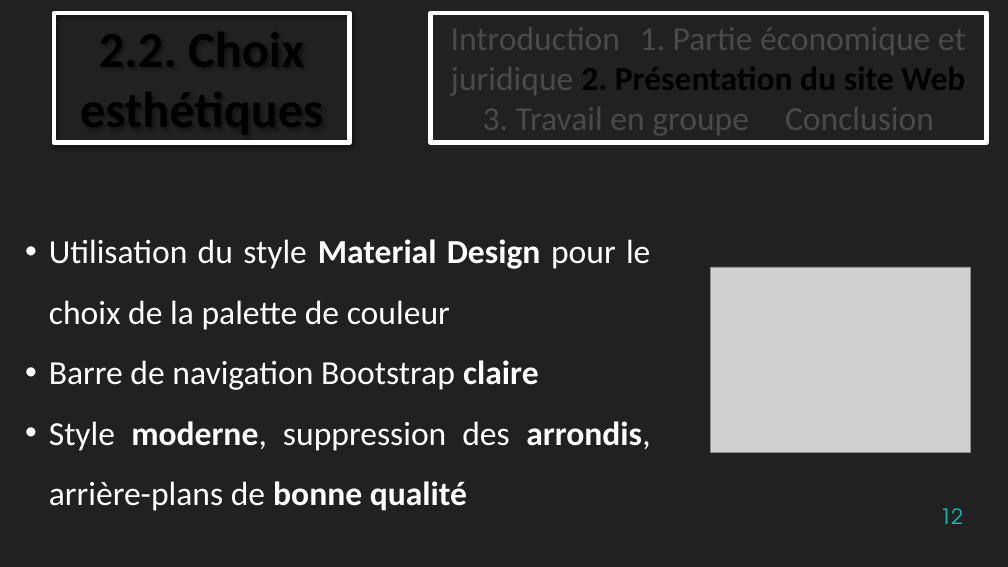
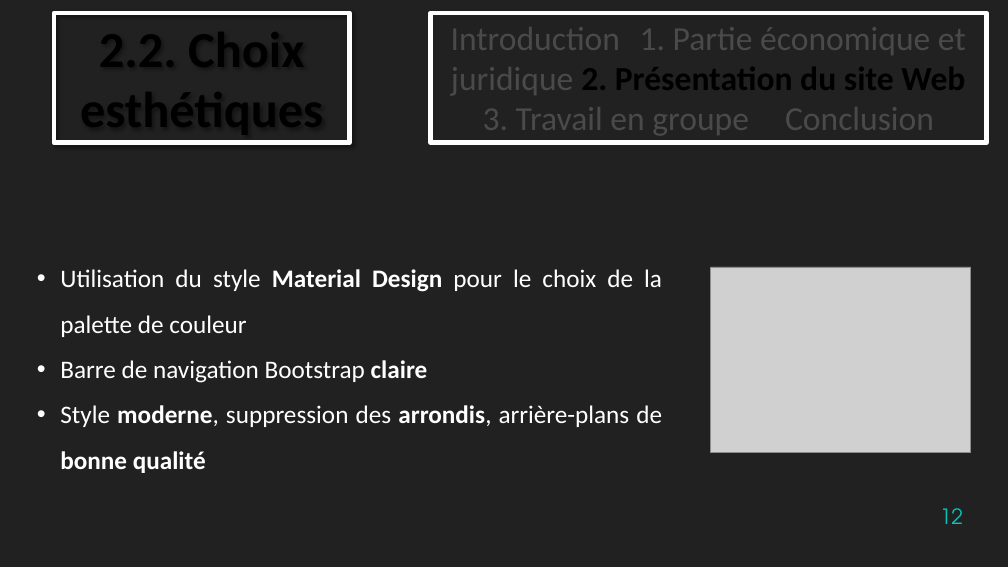
Before and after one commit to TheStaticTurtle/IUT_Website_TTI, a slide deck: slide 12 of Documents/Soutenance.pptx. Drawn at 1008x567 pixels with LibreOffice and Linux fonts; fonts in the diff are those of the drawing; grey boxes stand for pictures; background and template pictures are left out. Boxes give left, top, right and bottom in pixels: in the first picture for what was removed or moved away, otherwise in the second. Text is boxed around its words. In the diff, an @@ line names an element or a change of style, - is before the commit and + after.

```diff
--- a/Documents/Soutenance.pptx
+++ b/Documents/Soutenance.pptx
@@ text "Utilisation du style Material Design ..." moved from (x1=49, y1=239, x2=650, y2=511) to (x1=60, y1=269, x2=662, y2=473) @@
@@ text "Utilisation du style Material Design ..." at (x1=60, y1=269, x2=662, y2=473): size 32 to 24 pt @@
```
Also in this commit, not shown: 10 other slides changed, 1 slide added.
